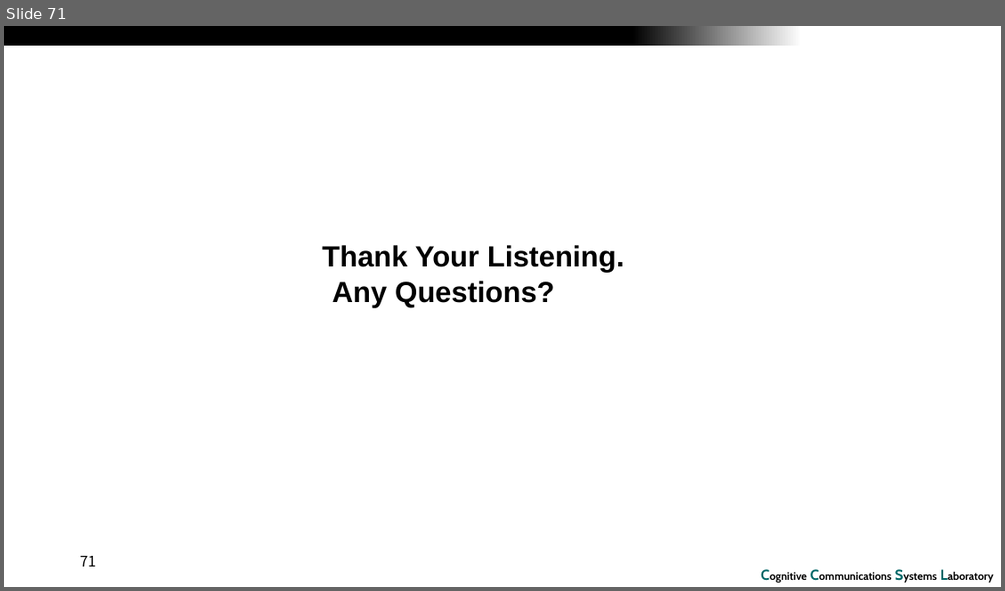
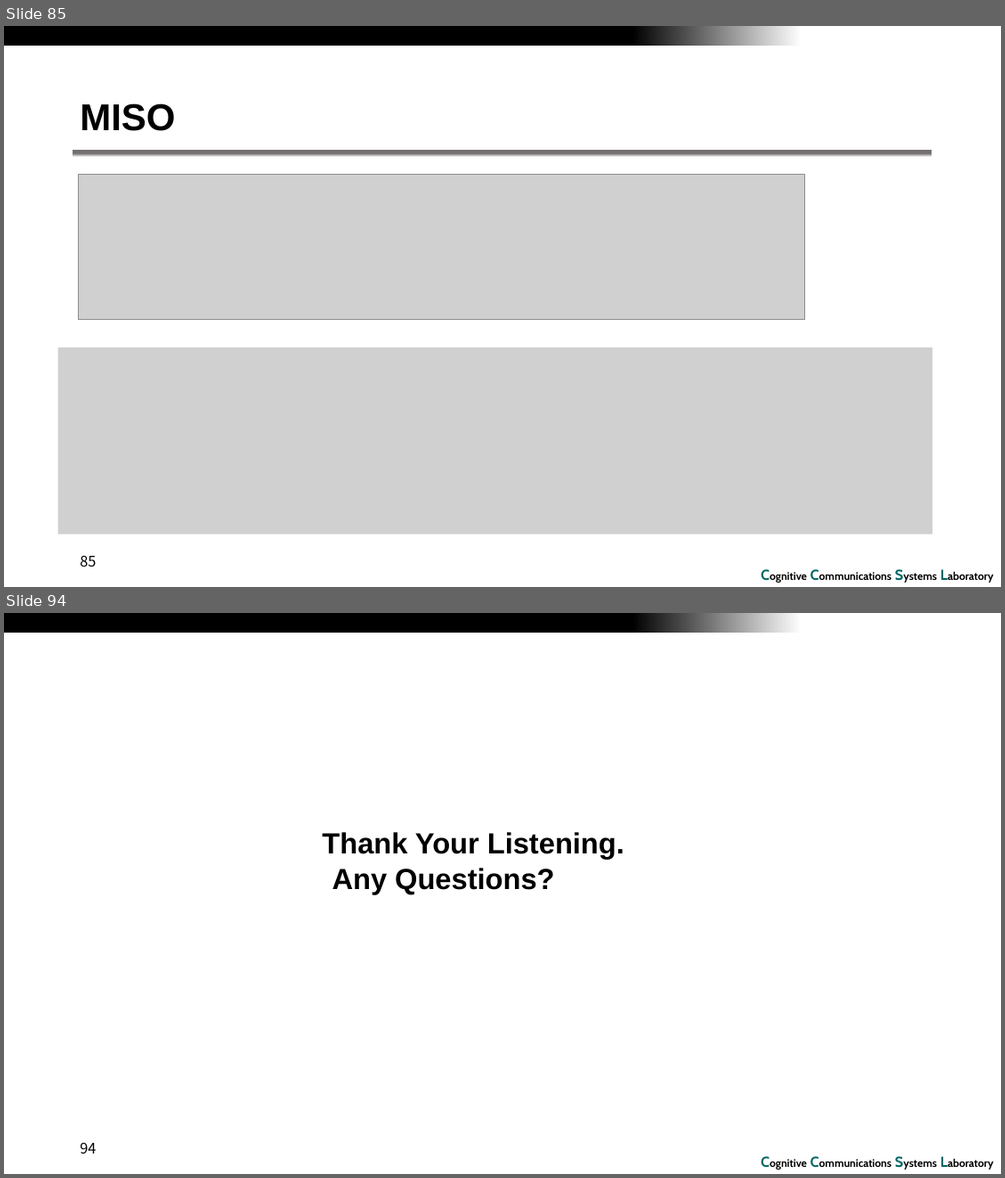
Before and after one commit to RefatHanbat/Presentation-of-SDM, a slide deck: Assignment_7.pptx. Shown one above the other, each under a label of ours: slide 71 before the commit, slides 85 and 94 after it; the slides between them are not shown. The pictures are 1005x591 and 1005x1178 pixels, drawn with LibreOffice and Linux fonts; fonts in the diff are those of the drawing; grey boxes stand for pictures; background and template pictures are left out. Boxes give left, top, right and bottom in pixels: in the first picture for what was removed or moved away, otherwise in the second. Text is boxed around its words. In the diff, an @@ line names an element or a change of style, - is before the commit and + after.

Commit message:
updated slide

```diff
--- a/Assignment_7.pptx
+++ b/Assignment_7.pptx
@@ slide 85 added at (x1=4, y1=26, x2=1001, y2=587), background #FFFFFF; not listed: 2 template elements that a slide beside it also shows @@
@@ title added at (x1=80, y1=103, x2=175, y2=131), 36 pt, text #000000, bold @@
+MISO
@@ rectangle added at (x1=73, y1=150, x2=932, y2=157), fill gradient #767171 to #FFFFFF @@
@@ picture added at (x1=78, y1=174, x2=805, y2=320) @@
@@ picture added at (x1=57, y1=347, x2=933, y2=534) @@
@@ page number added at (x1=80, y1=556, x2=96, y2=566), 14 pt, text #000000 @@
+85
@@ what was slide 71 is now slide 94 @@
@@ page number at (x1=80, y1=1143, x2=96, y2=1153): text changed @@
-71
+94
```
Also in this commit, not shown: 22 other slides added, 2 other files.
